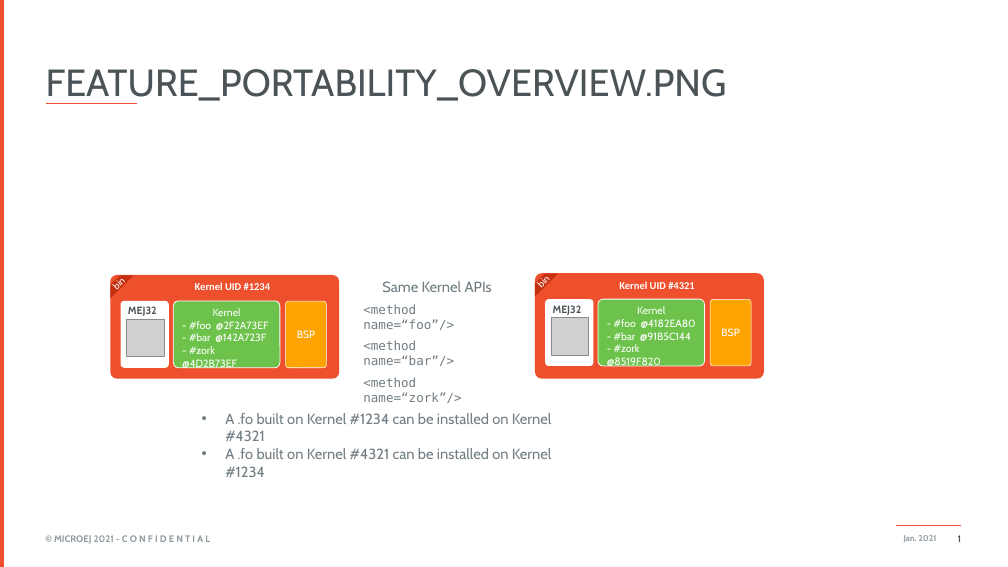
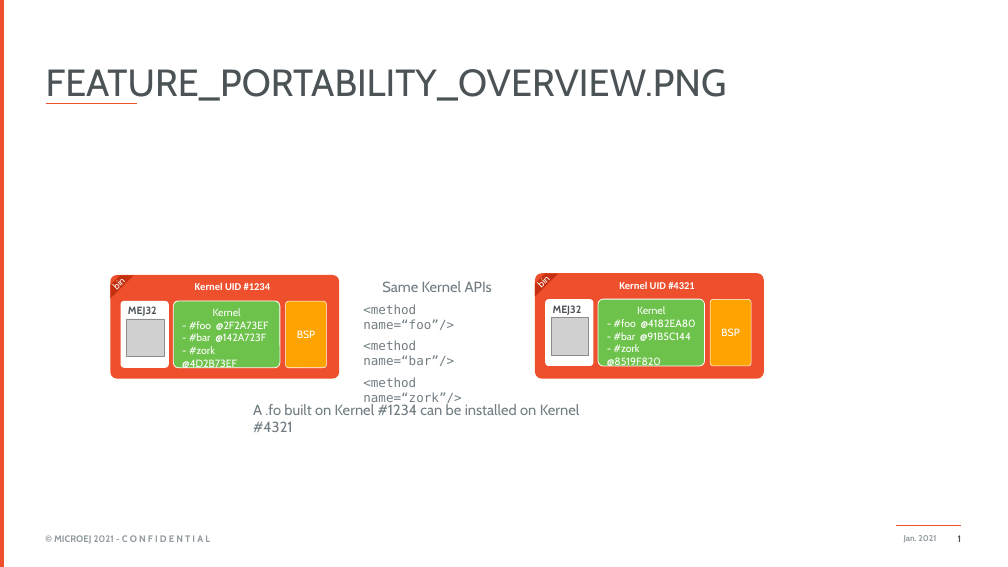
Before and after one commit to MicroEJ/docs, a slide deck: slide 1 of KernelDeveloperGuide/pptx/controlled_portability.pptx. Drawn at 1008x567 pixels with LibreOffice and Linux fonts; fonts in the diff are those of the drawing; grey boxes stand for pictures; background and template pictures are left out. Boxes give left, top, right and bottom in pixels: in the first picture for what was removed or moved away, otherwise in the second. Text is boxed around its words. In the diff, an @@ line names an element or a change of style, - is before the commit and + after.

Commit message:
remove portability cycle in the overview schematic

```diff
--- a/KernelDeveloperGuide/pptx/controlled_portability.pptx
+++ b/KernelDeveloperGuide/pptx/controlled_portability.pptx
@@ text "A .fo built on Kernel ...": place and size @@
-text "A .fo built on Kernel ..." at bbox=[225, 413, 552, 477]
+text "A .fo built on Kernel ..." at bbox=[253, 402, 580, 432]
@@ text "A .fo built on Kernel ..." at bbox=[253, 402, 580, 432]: bullet • to none @@
@@ text at bbox=[225, 448, 552, 477]: paragraph removed @@
-• A .fo built on Kernel #4321 can be installed on Kernel #1234
```
Also in this commit, not shown: 1 other file.
